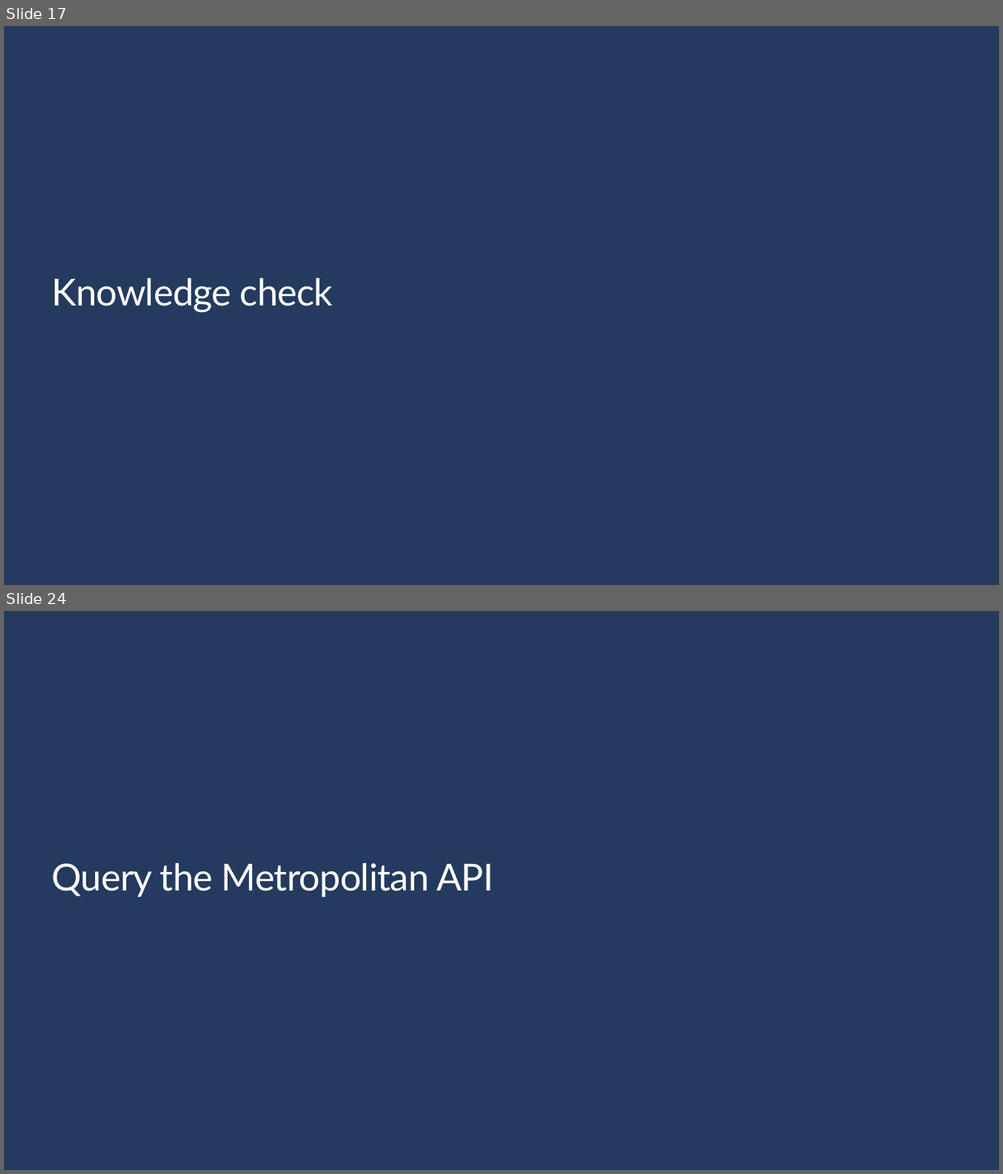
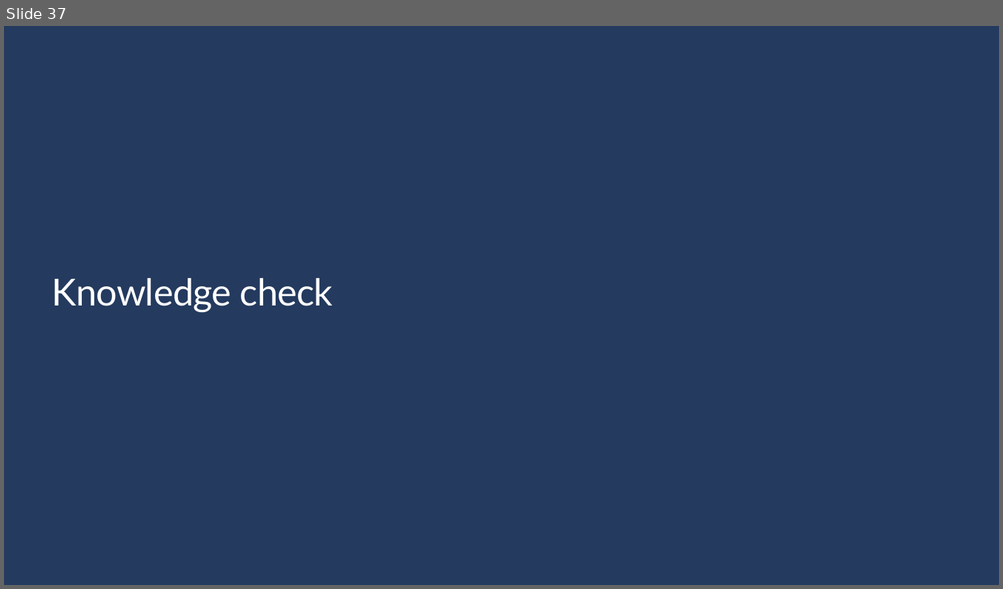
Before and after one commit to microsoft/workshop-library, a slide deck: azure-functions/slides.pptx. Shown one above the other, each under a label of ours: slides 17 and 24 before the commit, slide 37 after it; the slides between them are not shown. The pictures are 1003x1174 and 1003x589 pixels, drawn with LibreOffice and Linux fonts; fonts in the diff are those of the drawing; background and template pictures are left out. Boxes give left, top, right and bottom in pixels: in the first picture for what was removed or moved away, otherwise in the second. Text is boxed around its words. In the diff, an @@ line names an element or a change of style, - is before the commit and + after.

```diff
--- a/azure-functions/slides.pptx
+++ b/azure-functions/slides.pptx
@@ slide 24 removed at bbox=[4, 611, 999, 1170], background picture (left out) @@
@@ title removed at bbox=[52, 863, 493, 897] @@
-Query the Metropolitan API
@@ what was slide 17 is now slide 37 @@
```
Also in this commit, not shown: 6 slides changed, 34 slides added, 44 other slides removed.
